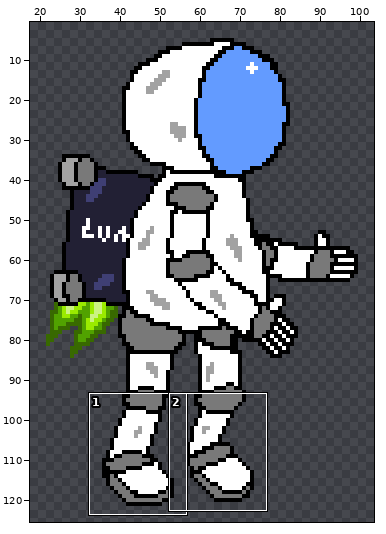
A sprite sheet gets an edit: assets/textures/astronaut/astronaut-tr.png. Above: a wide view before the commit, with the close-up outlined.
Close-up. Before the edit:
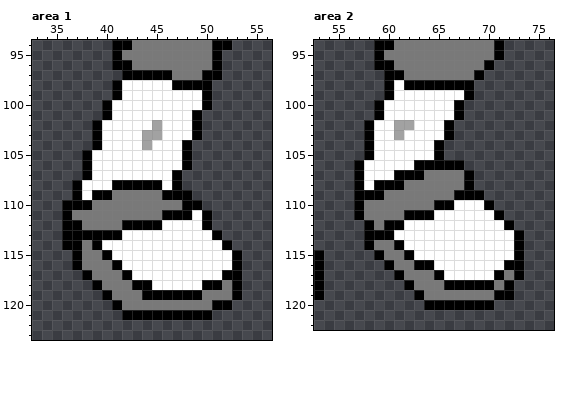
The file is 128x128 pixels. Shown: area 1: x 33..56, y 94..123; area 2: x 53..76, y 94..122. The wide view leaves out empty margins. The commit also changed other parts of the picture, which this record leaves out.
The result:
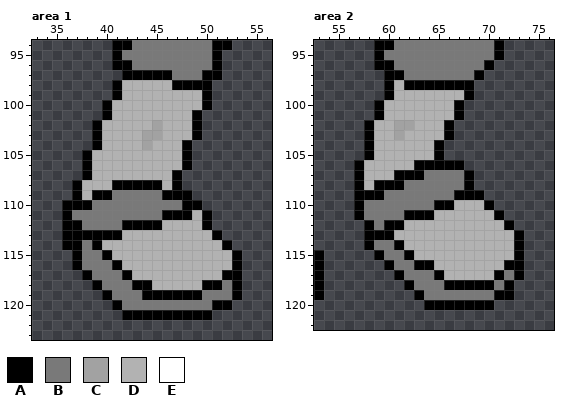
Palette (. is transparent): A #000000  B #797979  C #a2a2a2  D #b2b2b2  E #ffffff
Changes in this commit:
--- area 1
@@ x 33..56 @@
  97 .........AAAAABBBAA.....
- 98 ........AEEEEEAAAA......
- 99 ........AEEEEEEEEA......
-100 .......AEEEEEEEEEA......
-101 .......AEEEEEEEEA.......
-102 ......AEEEEECEEEA.......
-103 ......AEEEECCEEEA.......
-104 ......AEEEECEEEA........
-105 .....AEEEEEEEEEA........
-106 .....AEEEEEEEEEA........
-107 .....AEEEEEEEEA.........
-108 ....AEEEAAAAAEA.........
-109 ....AEAABBBBBAAA........
+ 98 ........ADDDDDAAAA......
+ 99 ........ADDDDDDDDA......
+100 .......ADDDDDDDDDA......
+101 .......ADDDDDDDDA.......
+102 ......ADDDDDCDDDA.......
+103 ......ADDDDCCDDDA.......
+104 ......ADDDDCDDDA........
+105 .....ADDDDDDDDDA........
+106 .....ADDDDDDDDDA........
+107 .....ADDDDDDDDA.........
+108 ....ADDDAAAAADA.........
+109 ....ADAABBBBBAAA........
 110 ...AAABBBBBBBBBAA.......
-111 ...ABBBBBBBBBAAAEA......
-112 ...AABBBBAAAAEEEEA......
-113 ...AAAAAAEEEEEEEEEA.....
-114 ...AABAEEEEEEEEEEEEA....
-115 ....ABBAEEEEEEEEEEEEA...
-116 ....ABBBAEEEEEEEEEEEA...
-117 .....ABBBAEEEEEEEEEAA...
-118 ......ABBBAAEEEEEAABA...
+111 ...ABBBBBBBBBAAADA......
+112 ...AABBBBAAAADDDDA......
+113 ...AAAAAADDDDDDDDDA.....
+114 ...AABADDDDDDDDDDDDA....
+115 ....ABBADDDDDDDDDDDDA...
+116 ....ABBBADDDDDDDDDDDA...
+117 .....ABBBADDDDDDDDDAA...
+118 ......ABBBAADDDDDAABA...
 119 .......ABBBAAAAAABBBA...
--- area 2
@@ x 53..76 @@
  97 .......AABBBBBBBA.......
- 98 .......AEAAAAAAA........
- 99 .......AEEEEEEEA........
-100 ......AEEEEEEEA.........
-101 ......AEEEEEEEA.........
-102 .....AEECCEEEA..........
-103 .....AEECEEEEA..........
-104 .....AEEEEEEA...........
-105 .....AEEEEEEA...........
-106 ....AEEEEEAAAAA.........
-107 ....AEEEAAABBBBA........
-108 ....AEAAABBBBBBA........
+ 98 .......ADAAAAAAA........
+ 99 .......ADDDDDDDA........
+100 ......ADDDDDDDA.........
+101 ......ADDDDDDDA.........
+102 .....ADDCCDDDA..........
+103 .....ADDCDDDDA..........
+104 .....ADDDDDDA...........
+105 .....ADDDDDDA...........
+106 ....ADDDDDAAAAA.........
+107 ....ADDDAAABBBBA........
+108 ....ADAAABBBBBBA........
 109 ....AAABBBBBBBAAA.......
-110 ....ABBBBBBBAAEEEA......
-111 ....ABBBBAAAEEEEEEA.....
-112 .....ABAAEEEEEEEEEEA....
-113 .....AAAEEEEEEEEEEEEA...
-114 .....ABBAEEEEEEEEEEEA...
-115 A.....ABBAEEEEEEEEEEA...
-116 A......ABBAAEEEEEEEAA...
-117 A.......ABBBAEEEEEABA...
+110 ....ABBBBBBBAADDDA......
+111 ....ABBBBAAADDDDDDA.....
+112 .....ABAADDDDDDDDDDA....
+113 .....AAADDDDDDDDDDDDA...
+114 .....ABBADDDDDDDDDDDA...
+115 A.....ABBADDDDDDDDDDA...
+116 A......ABBAADDDDDDDAA...
+117 A.......ABBBADDDDDABA...
 118 A........ABBBAAAAABA....
Where, in picture pixels (left, top, right, bottom), the same in both close-ups:
changed: (82, 80, 232, 290)
changed: (364, 80, 514, 280)
